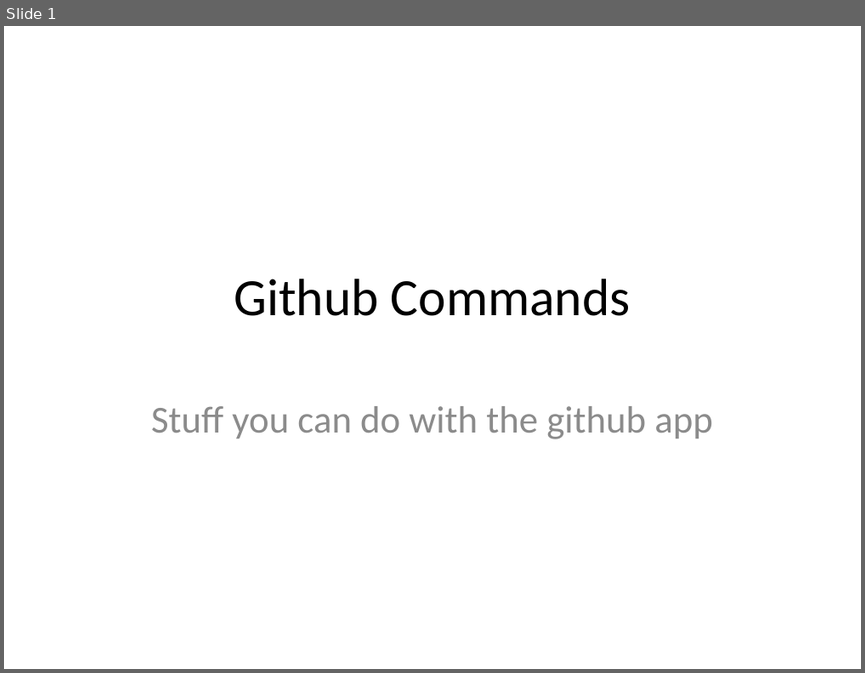
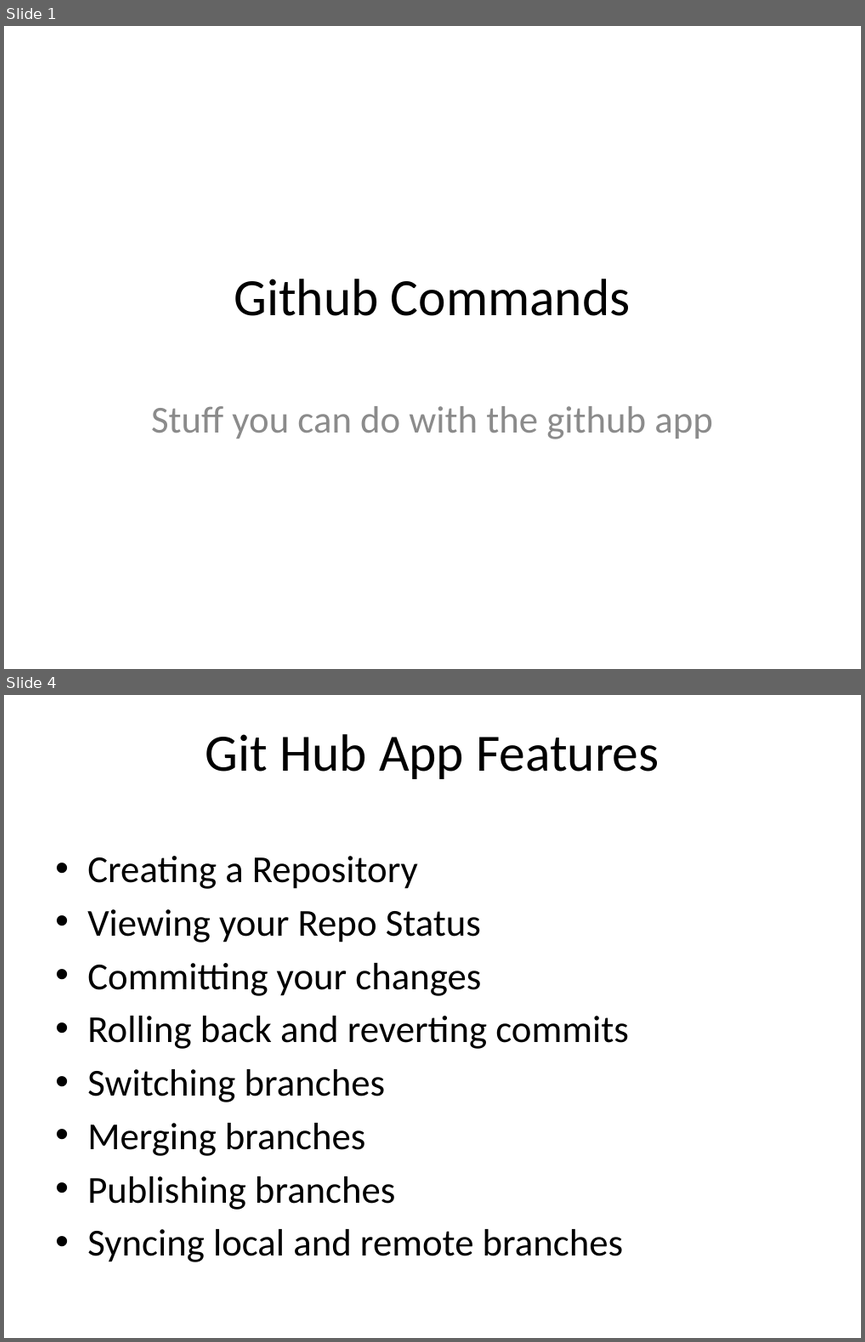
Before and after one commit to JaceTan/programming-notes, a slide deck: Github Commands.pptx. Shown one above the other, each under a label of ours: slide 1 before the commit, slides 1 and 4 after it; the slides between them are not shown. The pictures are 865x673 and 865x1342 pixels, drawn with LibreOffice and Linux fonts; fonts in the diff are those of the drawing. Boxes give left, top, right and bottom in pixels: in the first picture for what was removed or moved away, otherwise in the second. Text is boxed around its words. In the diff, an @@ line names an element or a change of style, - is before the commit and + after.

```diff
--- a/Github Commands.pptx
+++ b/Github Commands.pptx
@@ slide 4 added at (4, 695, 861, 1338), background #FFFFFF @@
@@ title added at (205, 734, 658, 779), 44 pt, text #000000 @@
+Git Hub App Features
@@ text added at (87, 856, 629, 1262), 32 pt, text #000000 @@
+• Creating a Repository
+• Viewing your Repo Status
+• Committing your changes
+• Rolling back and reverting commits
+• Switching branches
+• Merging branches
+• Publishing branches
+• Syncing local and remote branches
```
Also in this commit, not shown: 31 other slides added, 4 slides removed.
